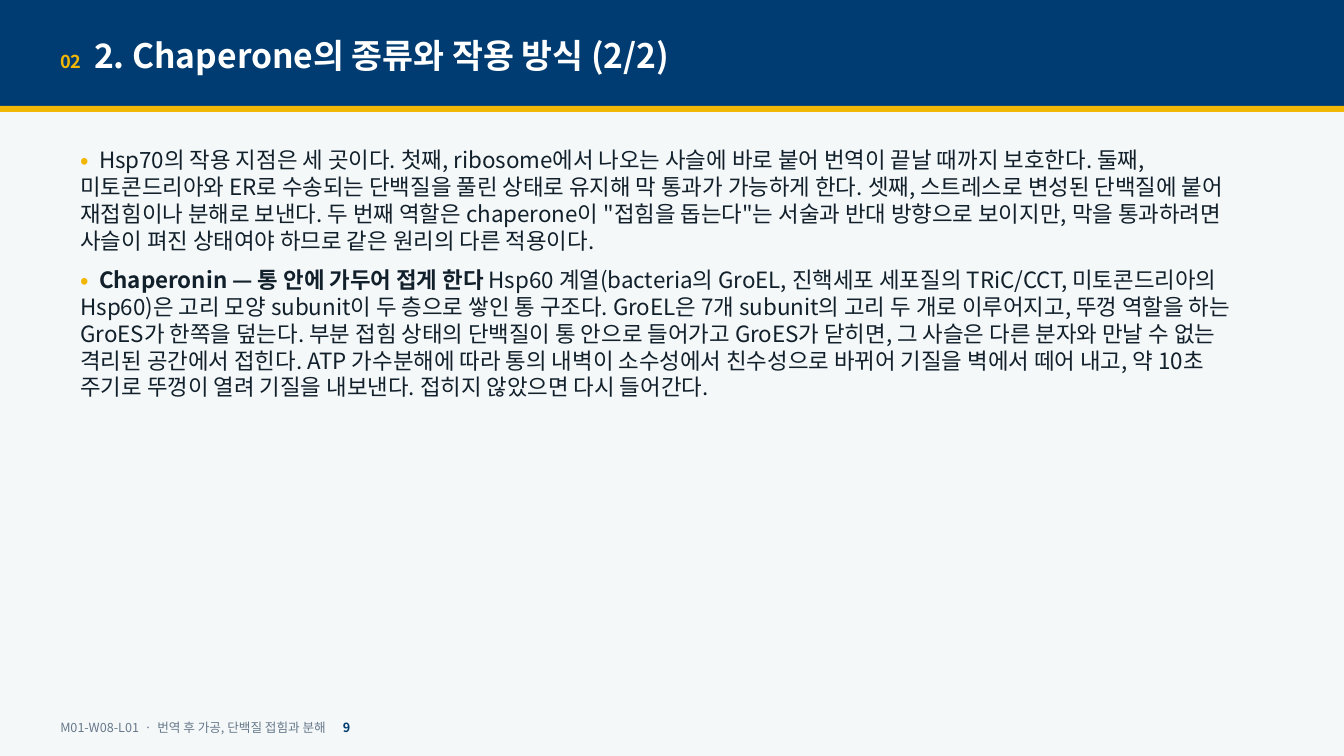
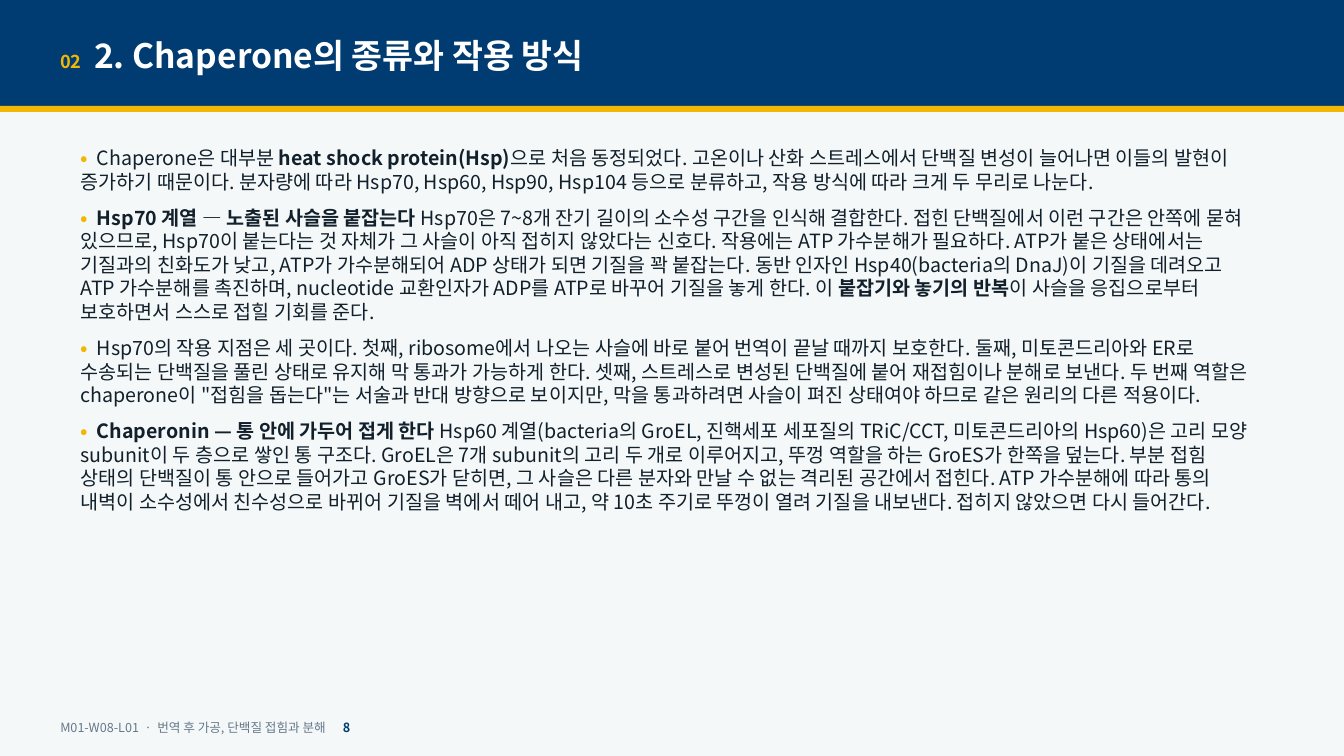
Before and after one commit to hoperiasd2/hoperiasd2.github.io, a slide deck: slide 8 of curriculum/M01/W08/L01/slides.pptx (slide 9 before the commit). Drawn at 1344x756 pixels with LibreOffice and Linux fonts; fonts in the diff are those of the drawing. Boxes give left, top, right and bottom in pixels: in the first picture for what was removed or moved away, otherwise in the second. Text is boxed around its words. In the diff, an @@ line names an element or a change of style, - is before the commit and + after.

```diff
--- a/curriculum/M01/W08/L01/slides.pptx
+++ b/curriculum/M01/W08/L01/slides.pptx
@@ text at bbox=[60, 39, 584, 76]: text changed @@
-02 2. Chaperone의 종류와 작용 방식 (2/2)
+02 2. Chaperone의 종류와 작용 방식
@@ text at bbox=[80, 148, 1242, 321]: paragraphs added @@
+• Chaperone은 대부분 heat shock protein(Hsp)으로 처음 동정되었다. 고온이나 산화 스트레스에서 단백질 변성이 늘어나면 이들의 발현이 증가하기 때문이다. 분자량에 따라 Hsp70, Hsp60, Hsp90, Hsp104 등으로 분류하고, 작용 방식에 따라 크게 두 무리로 나눈다.
+• Hsp70 계열 — 노출된 사슬을 붙잡는다 Hsp70은 7~8개 잔기 길이의 소수성 구간을 인식해 결합한다. 접힌 단백질에서 이런 구간은 안쪽에 묻혀 있으므로, Hsp70이 붙는다는 것 자체가 그 사슬이 아직 접히지 않았다는 신호다. 작용에는 ATP 가수분해가 필요하다. ATP가 붙은 상태에서는 기질과의 친화도가 낮고, ATP가 가수분해되어 ADP 상태가 되면 기질을 꽉 붙잡는다. 동반 인자인 Hsp40(bacteria의 DnaJ)이 기질을 데려오고 ATP 가수분해를 촉진하며, nucleotide 교환인자가 ADP를 ATP로 바꾸어 기질을 놓게 한다. 이 붙잡기와 놓기의 반복이 사슬을 응집으로부터 보호하면서 스스로 접힐 기회를 준다.
@@ text at bbox=[80, 338, 1247, 513]: size 16 to 14 pt in "• Hsp70의 작용 지점은 세 곳이다. 첫째, ...", "• Chaperonin — 통 안에 가두어 접게 ..." @@
```
Also in this commit, not shown: 44 other slides changed, 10 slides added, 5 other files.
